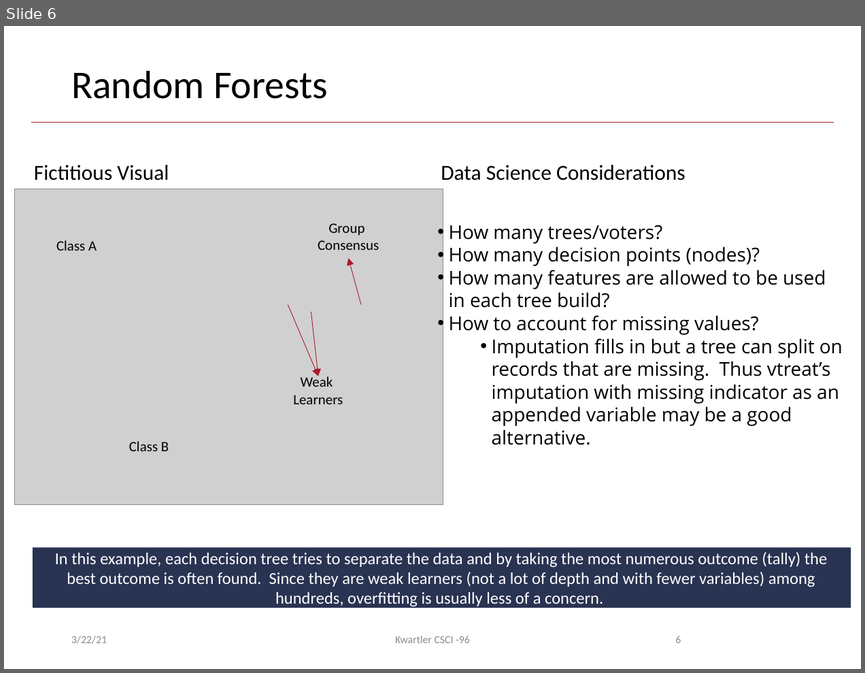
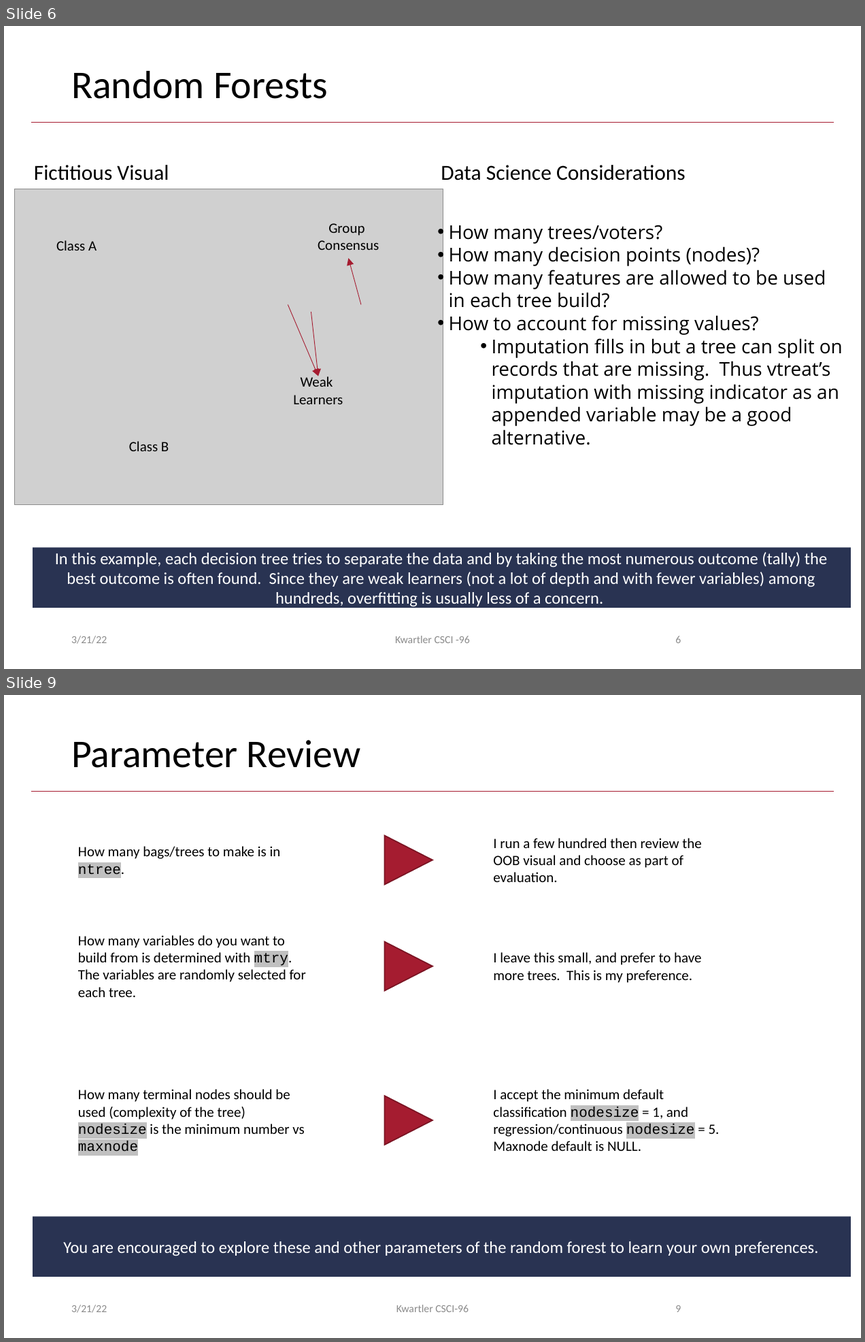
Before and after one commit to kwartler/Harvard_DataMining_Business_Student, a slide deck: Lessons/G_RF_TimeSeries/RandomForests.pptx. Shown one above the other, each under a label of ours: slide 6 before the commit, slides 6 and 9 after it; the slides between them are not shown. The pictures are 865x673 and 865x1342 pixels, drawn with LibreOffice and Linux fonts; fonts in the diff are those of the drawing; grey boxes stand for pictures; background and template pictures are left out. Boxes give left, top, right and bottom in pixels: in the first picture for what was removed or moved away, otherwise in the second. Text is boxed around its words. In the diff, an @@ line names an element or a change of style, - is before the commit and + after.

```diff
--- a/Lessons/G_RF_TimeSeries/RandomForests.pptx
+++ b/Lessons/G_RF_TimeSeries/RandomForests.pptx
@@ slide 9 added at <box>4,695,861,1338</box>, background #FFFFFF; not listed: 1 template element that a slide beside it also shows @@
@@ title added at <box>71,740,361,768</box>, 33 pt, text #000000 @@
+Parameter Review
@@ triangle added at <box>384,836,432,885</box>, fill #A51C30, outline #7A1524 1 pt @@
@@ text added at <box>78,846,281,879</box>, 12 pt, text #000000 @@
+How many bags/trees to make is in ntree.
@@ text added at <box>493,838,701,882</box>, 12 pt, text #000000 @@
+I run a few hundred then review the OOB visual and choose as part of evaluation.
@@ text added at <box>78,935,306,997</box>, 12 pt, text #000000 @@
+How many variables do you want to build from is determined with mtry. The variables are randomly selected for each tree.
@@ triangle added at <box>384,941,432,990</box>, fill #A51C30, outline #7A1524 1 pt @@
@@ text added at <box>493,952,701,983</box>, 12 pt, text #000000 @@
+I leave this small, and prefer to have more trees. This is my preference.
@@ text added at <box>78,1089,305,1151</box>, 12 pt, text #000000 @@
+How many terminal nodes should be used (complexity of the tree)
+nodesize is the minimum number vs maxnode
@@ triangle added at <box>384,1096,432,1144</box>, fill #A51C30, outline #7A1524 1 pt @@
@@ text added at <box>493,1089,719,1151</box>, 12 pt, text #000000 @@
+I accept the minimum default classification nodesize = 1, and regression/continuous nodesize = 5.
+Maxnode default is NULL.
@@ rectangle added at <box>33,1216,851,1276</box>, fill #293352, 14 pt, text #FFFFFF @@
+You are encouraged to explore these and other parameters of the random forest to learn your own preferences.
@@ text added at <box>71,1304,107,1312</box>, 9 pt, text #8C8C8C @@
+3/21/22
@@ text added at <box>396,1304,468,1312</box>, 9 pt, text #8C8C8C @@
+Kwartler CSCI-96
@@ page number added at <box>675,1305,681,1312</box>, 9 pt, text #8C8C8C @@
+9
@@ slide 6 changed as well @@
@@ text at <box>71,635,107,643</box>: text changed @@
-3/22/21
+3/21/22
```
Also in this commit, not shown: 8 other slides changed, 2 other slides added, 1 slide removed, 11 other files.
